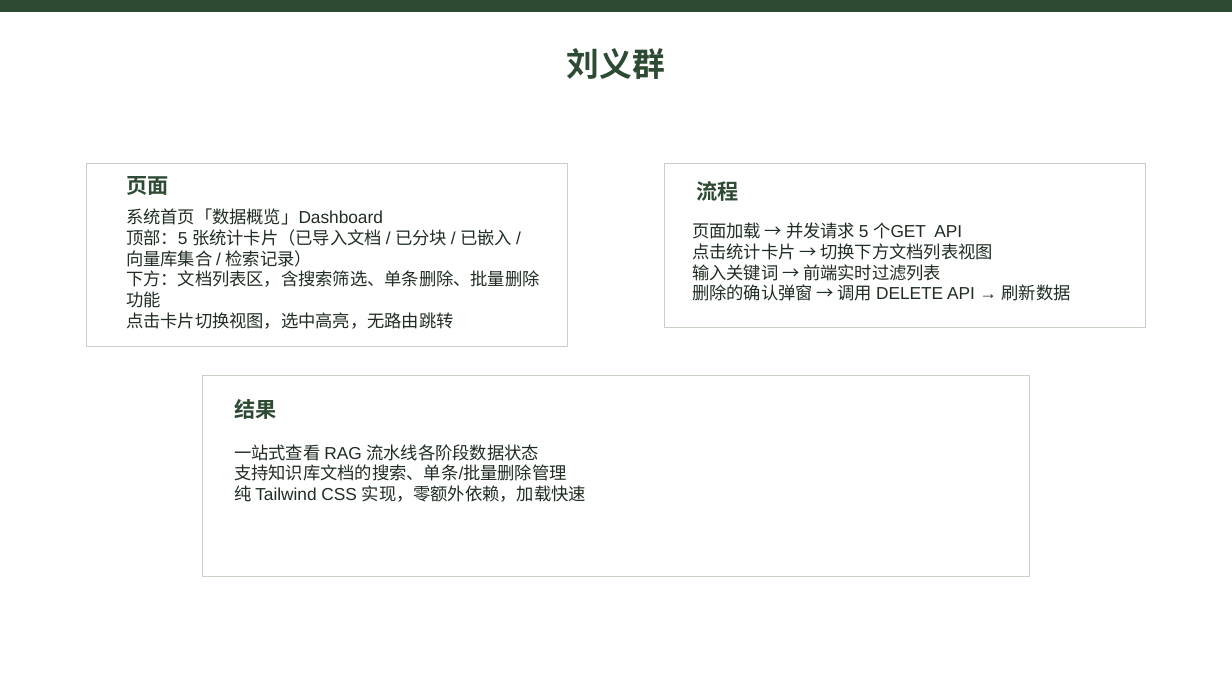
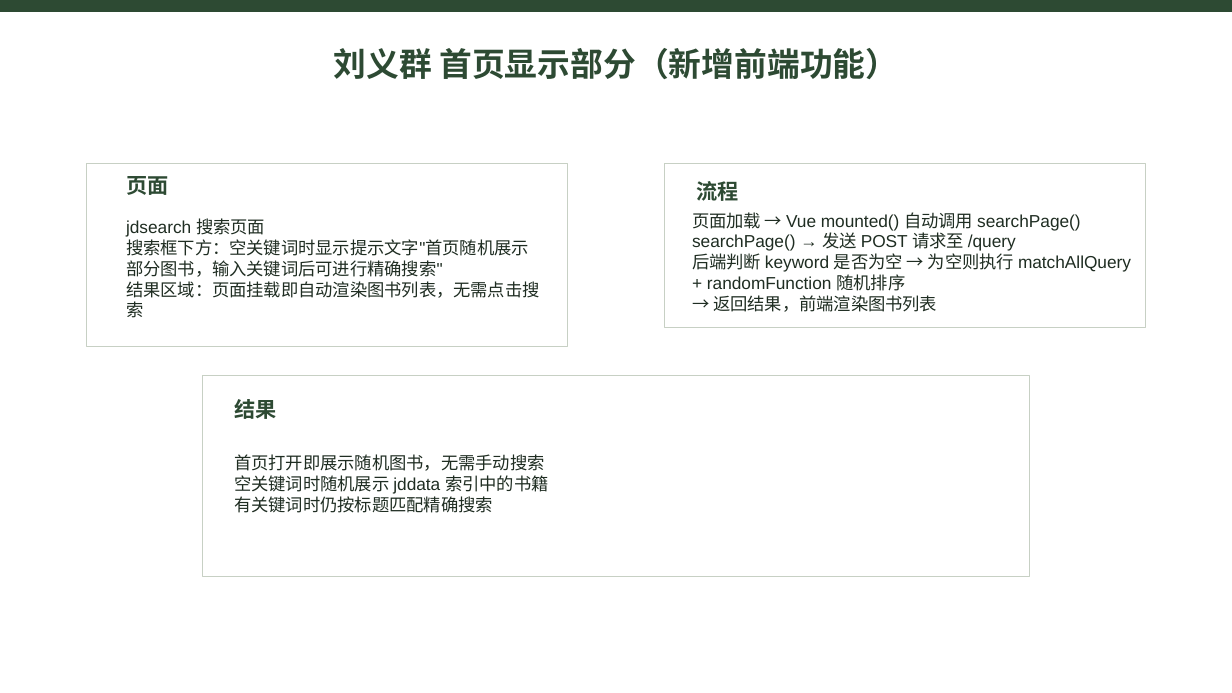
Before and after one commit to fivekilo/myrag, a slide deck: slide 6 of report/搜索引擎总结.pptx. Drawn at 1232x693 pixels with LibreOffice and Linux fonts; fonts in the diff are those of the drawing. Boxes give left, top, right and bottom in pixels: in the first picture for what was removed or moved away, otherwise in the second. Text is boxed around its words. In the diff, an @@ line names an element or a change of style, - is before the commit and + after.

Commit message:
增加刘义群的部分

```diff
--- a/report/搜索引擎总结.pptx
+++ b/report/搜索引擎总结.pptx
@@ text at (333,48,898,79): text changed @@
-刘义群
+刘义群 首页显示部分（新增前端功能）
@@ text at (126,218,540,318): text changed @@
-系统首页「数据概览」Dashboard
-顶部：5 张统计卡片（已导入文档 / 已分块 / 已嵌入 / 向量库集合 / 检索记录）
-下方：文档列表区，含搜索筛选、单条删除、批量删除功能
-点击卡片切换视图，选中高亮，无路由跳转
+jdsearch 搜索页面
+搜索框下方：空关键词时显示提示文字"首页随机展示部分图书，输入关键词后可进行精确搜索"
+结果区域：页面挂载即自动渲染图书列表，无需点击搜索
@@ text at (692,212,1131,312): text changed @@
-页面加载 → 并发请求 5 个GET API
-点击统计卡片 → 切换下方文档列表视图
-输入关键词 → 前端实时过滤列表
-删除的确认弹窗 → 调用 DELETE API → 刷新数据
+页面加载 → Vue mounted() 自动调用 searchPage()
+searchPage() → 发送 POST 请求至 /query
+后端判断 keyword 是否为空 → 为空则执行 matchAllQuery + randomFunction 随机排序
+→ 返回结果，前端渲染图书列表
@@ text at (234,454,548,513): text changed @@
-一站式查看 RAG 流水线各阶段数据状态
-支持知识库文档的搜索、单条/批量删除管理
-纯 Tailwind CSS 实现，零额外依赖，加载快速
+首页打开即展示随机图书，无需手动搜索
+空关键词时随机展示 jddata 索引中的书籍
+有关键词时仍按标题匹配精确搜索
```
Also in this commit, not shown: 1 other slide changed, 2 slides added, 1 other file.
